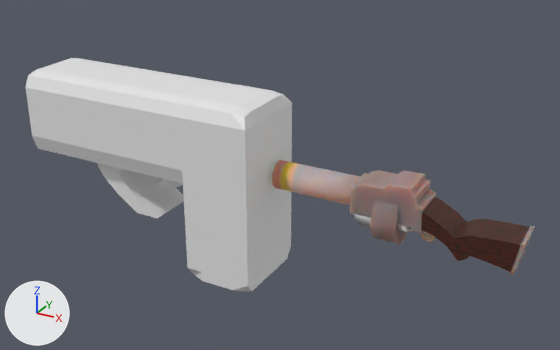
A saved change to the Blender file Art/LoganB/Grenade Lawn Chair.blend.
One viewpoint serves both versions: a 50 mm camera at (4.32, -6.71, 3.01) aimed at (0.53, 0.18, -0.44). Lighting does not change. The marker at lower left points along +X, +Y and +Z.
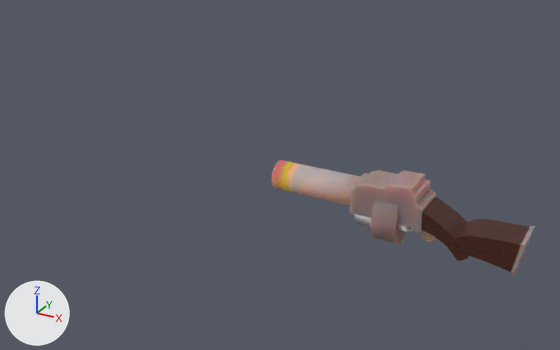
Commit message: Got rid of the gun in the lawn chair

Location of each change, [x1, y1, x2, y2] in pixels of the pictures (560 x 350 px):
'Cube.001', deleted
    before: [25, 58, 292, 292]

Patch to the scene script:
```diff
--- a/Art/LoganB/Grenade Lawn Chair.blend.py
+++ b/Art/LoganB/Grenade Lawn Chair.blend.py
@@ ob_cube_001 @@
-ob_cube_001 = bpy.data.objects.new('Cube.001', me_cube_001)
-ob_cube_001.location = (0.0, 0.0, 0.0)
-ob_cube_001.scale = (0.5, 0.5, 0.5)
```
